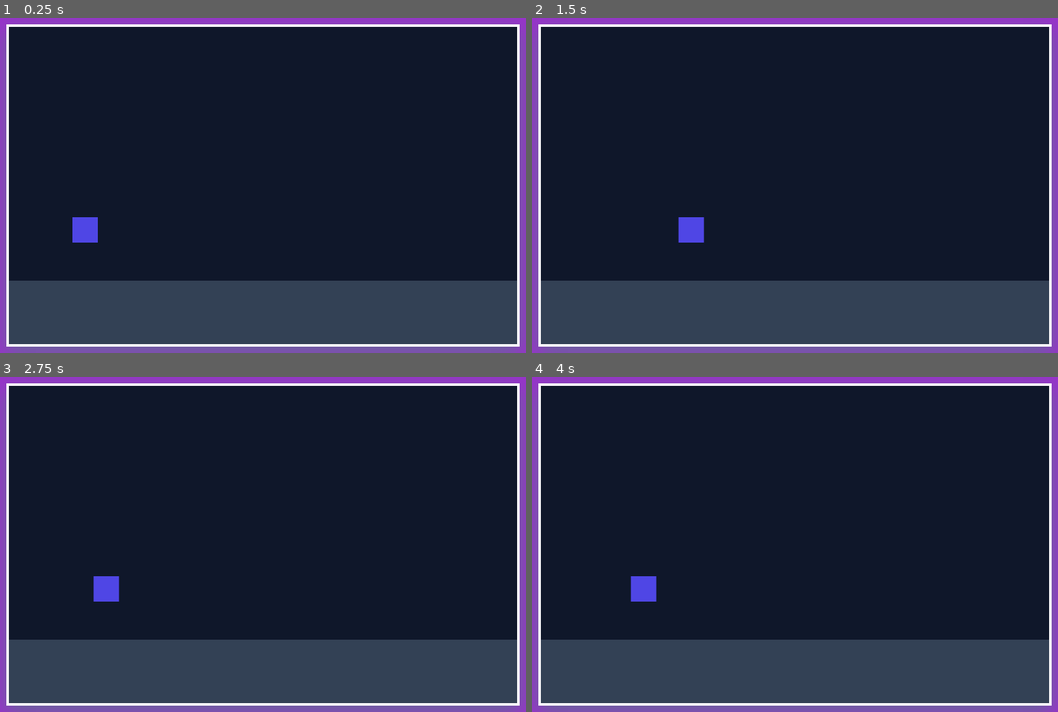
Above: before the commit, frames 1-4 (two rows, left to right).
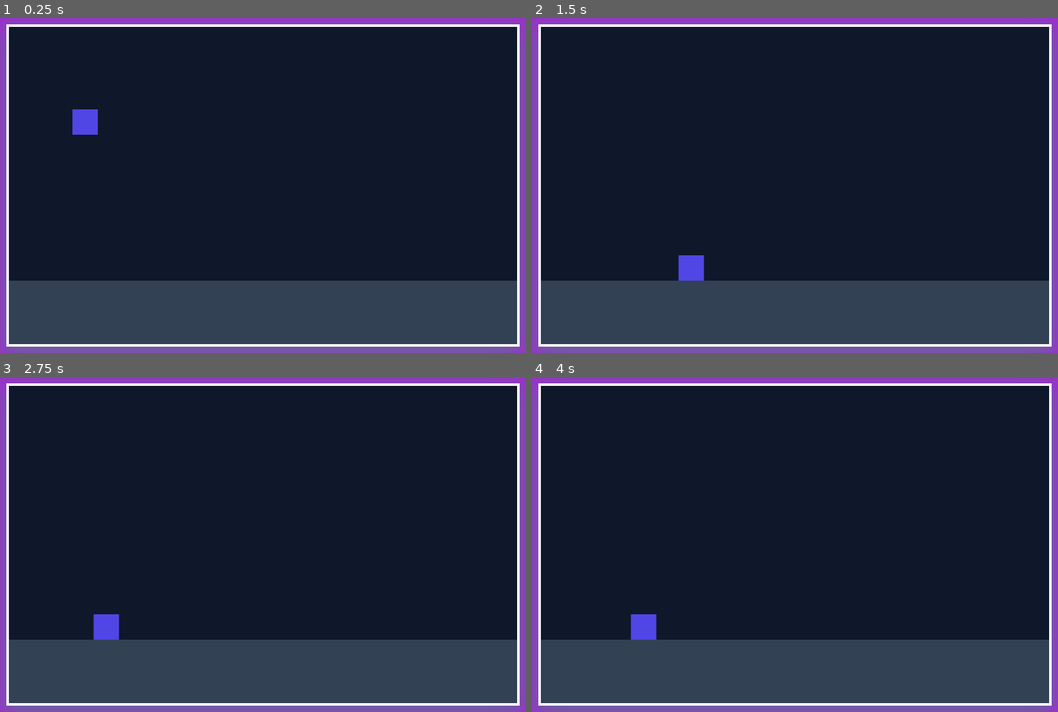
Above: after the commit, the same moments.

Repository: Jordann8265/game1
Game: browser game, page index.html
Same seed, same stepped clock (60 frames per second), same inputs: the game is played once before the commit and once after it.
Inputs:
- Up to frame 1 (0.25 s): no input
- Up to frame 2 (1.5 s): hold Right from 1.03 s (still down); tap Space at 1.1 s
- Up to frame 3 (2.75 s): release Right at 1.53 s; hold Left 1.58-2.15 s; tap Space at 1.6, 2.1, 2.6 s; hold Up 2.2-2.5 s; tap W at 2.52 s; hold Right from 2.55 s (still down)
- Up to frame 4 (4 s): tap Space at 3.1, 3.6 s; release Right at 3.22 s; hold Up 3.27-3.5 s; hold Left 3.55-3.98 s

The runs differ from the first frame. In frame 1, 0.7% of the frame differs, in the area x 13-19%, y 27-68%; in frame 2, 0.8%, in the area x 27-33%, y 59-79%; in frame 3, 0.8%; in frame 4, 0.8%.

Commit message:
Added gravity and floor collision

Diff:
--- a/game.js
+++ b/game.js
@@ -12,12 +12,18 @@
         this.width = 40;
         this.height = 40;
         this.color = "#4f46e5";
-        this.speed = 250; // Pixels per second movement speed
+        this.speed = 250;          // Horizontal movement speed
+
+        // Physics properties
+        this.vy = 0;               // Vertical velocity (speed and direction of falling/jumping)
+        this.gravity = 900;        // Downward pull force
+        this.jumpForce = -450;     // Upward push when jumping
+        this.isGrounded = false;   // Are we standing on the floor?
     }
 
-    // Behavior: Update logic handles movement and boundaries
-    update(deltaTime, keys, canvasWidth) {
-        // A. Horizontal Movement Math
+    // Behavior: Update logic handles movement, gravity, and collisions
+    update(deltaTime, keys, canvasWidth, floorY) {
+        // A. Horizontal Movement
         if (keys["ArrowLeft"] || keys["a"]) {
             this.x -= this.speed * deltaTime;
         }
@@ -25,13 +31,32 @@
             this.x += this.speed * deltaTime;
         }
 
-        // B. Boundary Constraints (Prevent walking off-screen)
-        // Left wall constraint
+        // B. Vertical Physics (Gravity)
+        // Pull down by adding gravity to vertical velocity
+        this.vy += this.gravity * deltaTime;
+        // Move the player vertically based on velocity
+        this.y += this.vy * deltaTime;
+
+        // C. Jump Input (Only jump if we are touching the ground)
+        if ((keys["ArrowUp"] || keys["w"] || keys[" "]) && this.isGrounded) {
+            this.vy = this.jumpForce;
+            this.isGrounded = false;
+        }
+
+        // D. Floor Collision Detection
+        // Check if the player's bottom edge hits or passes the floor line
+        if (this.y + this.height >= floorY) {
+            this.y = floorY - this.height; // Snap feet perfectly to the floor
+            this.vy = 0;                   // Stop falling velocity
+            this.isGrounded = true;        // Mark as standing safely
+        } else {
+            this.isGrounded = false;       // In the air
+        }
+
+        // E. Screen Boundary Constraints (Left/Right walls)
         if (this.x < 0) {
             this.x = 0;
         }
-
-        // Right wall constraint (accounting for player's width)
         if (this.x > canvasWidth - this.width) {
             this.x = canvasWidth - this.width;
         }
@@ -60,7 +85,8 @@
 // ---------------------------------------------------------
 // 3. INITIALIZE GAME OBJECTS
 // ---------------------------------------------------------
-const player = new Player(100, 300);
+// Start the player higher up in the air (Y: 100) so we can watch them fall!
+const player = new Player(100, 100);
 const floorY = 400;
 
 let lastTime = 0;
@@ -73,8 +99,8 @@
     if (isNaN(deltaTime)) deltaTime = 0;
     lastTime = currentTime;
 
-    // A. UPDATE STATE (Pass keys and canvas width into the player update method)
-    player.update(deltaTime, inputKeys, canvas.width);
+    // A. UPDATE STATE
+    player.update(deltaTime, inputKeys, canvas.width, floorY);
 
     // B. RENDER PHASE (Painter's Algorithm)
     ctx.clearRect(0, 0, canvas.width, canvas.height);
